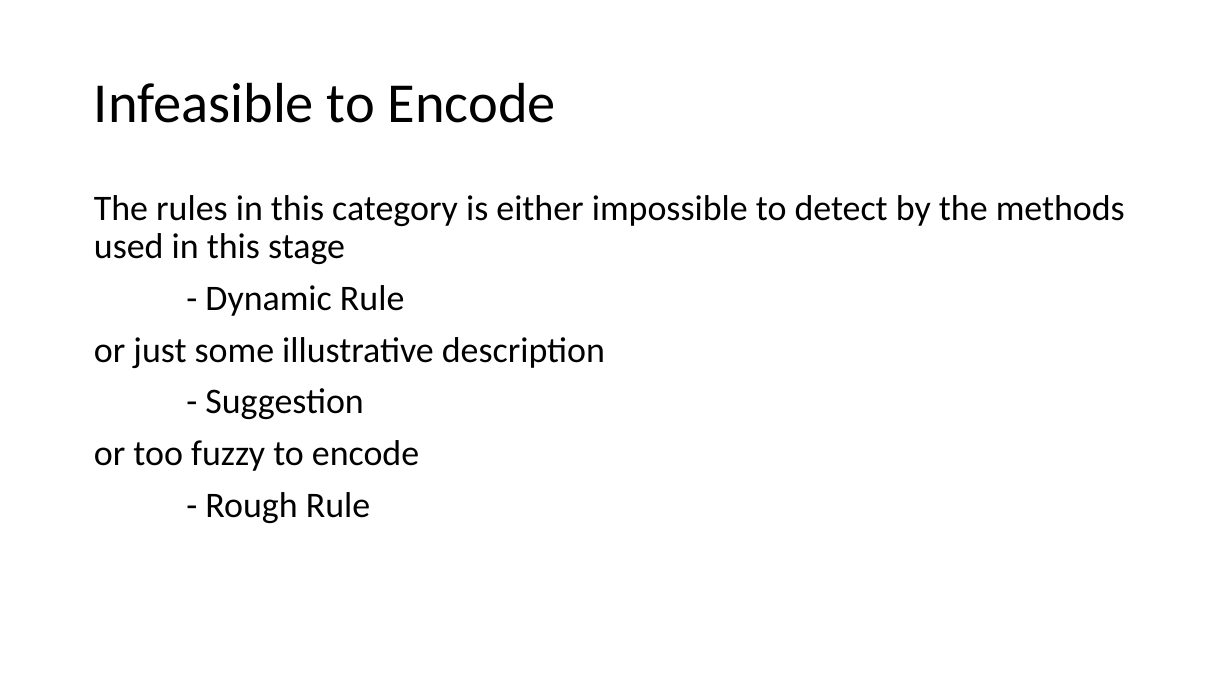
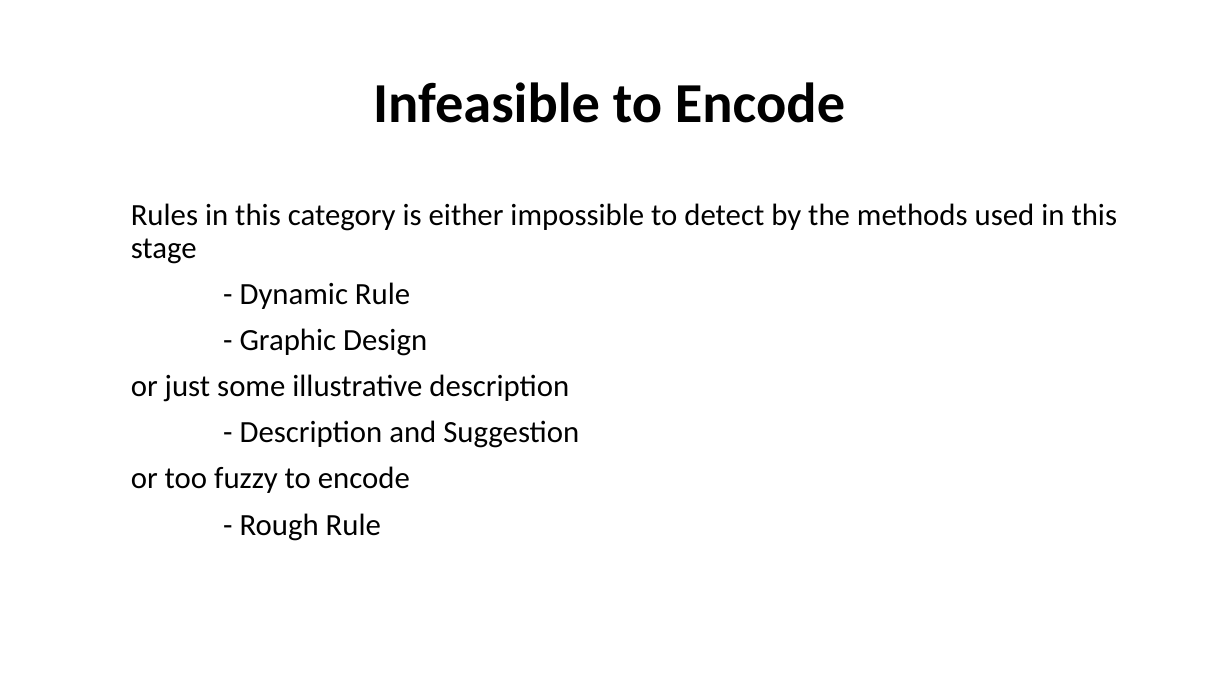
Before and after one commit to MulongXie/AppRuleCheck-Android, a slide deck: slide 5 of doc/week2.pptx (slide 4 before the commit). Drawn at 1232x693 pixels with LibreOffice and Linux fonts; fonts in the diff are those of the drawing. Boxes give left, top, right and bottom in pixels: in the first picture for what was removed or moved away, otherwise in the second. Text is boxed around its words. In the diff, an @@ line names an element or a change of style, - is before the commit and + after.

Commit message:
update slide

```diff
--- a/doc/week2.pptx
+++ b/doc/week2.pptx
@@ title "Infeasible to Encode" at [373,82,845,123]: bold on; alignment left to centre @@
@@ text "Rules in this category is ...": place and size @@
-text "Rules in this category is ..." at [94,195,1125,523]
+text "Rules in this category is ..." at [131,203,1118,541]
@@ text at [131,203,1118,264]: text changed; size 28 to 24 pt @@
-The rules in this category is either impossible to detect by the methods used in this stage
+Rules in this category is either impossible to detect by the methods used in this stage
@@ text at [131,282,569,541]: size 28 to 24 pt in "- Dynamic Rule", "or just some illustrative description", "or too fuzzy to encode", "- Rough Rule" @@
@@ text at [240,328,427,356]: paragraph added @@
+- Graphic Design
@@ text at [240,420,579,448]: text changed; size 28 to 24 pt @@
-- Suggestion
+- Description and Suggestion
```
Also in this commit, not shown: 5 other slides changed, 8 slides added, 3 other files.
